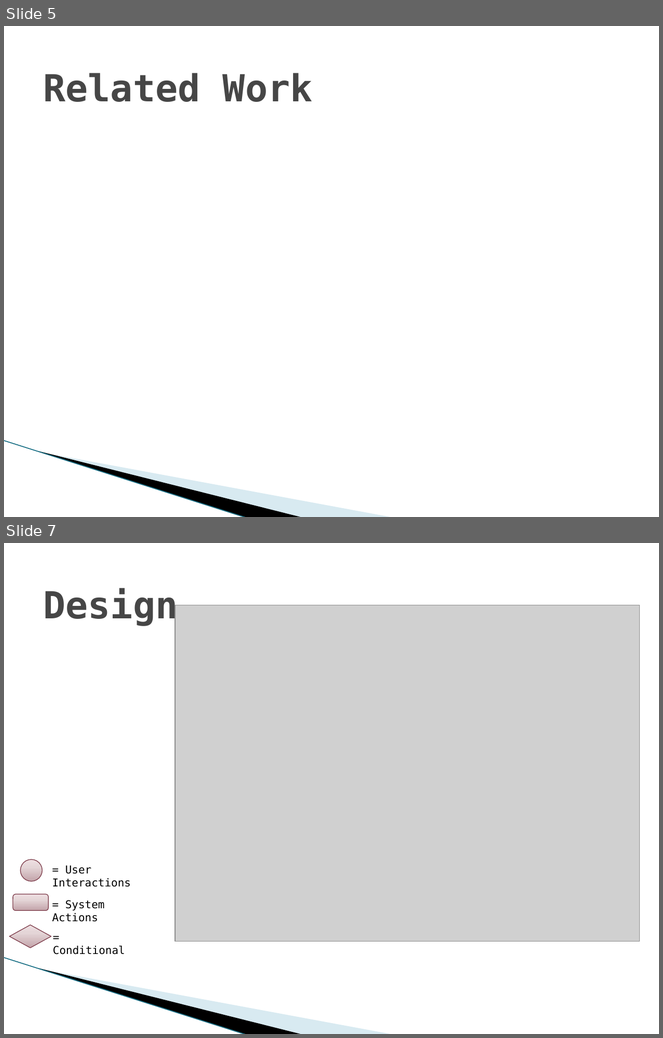
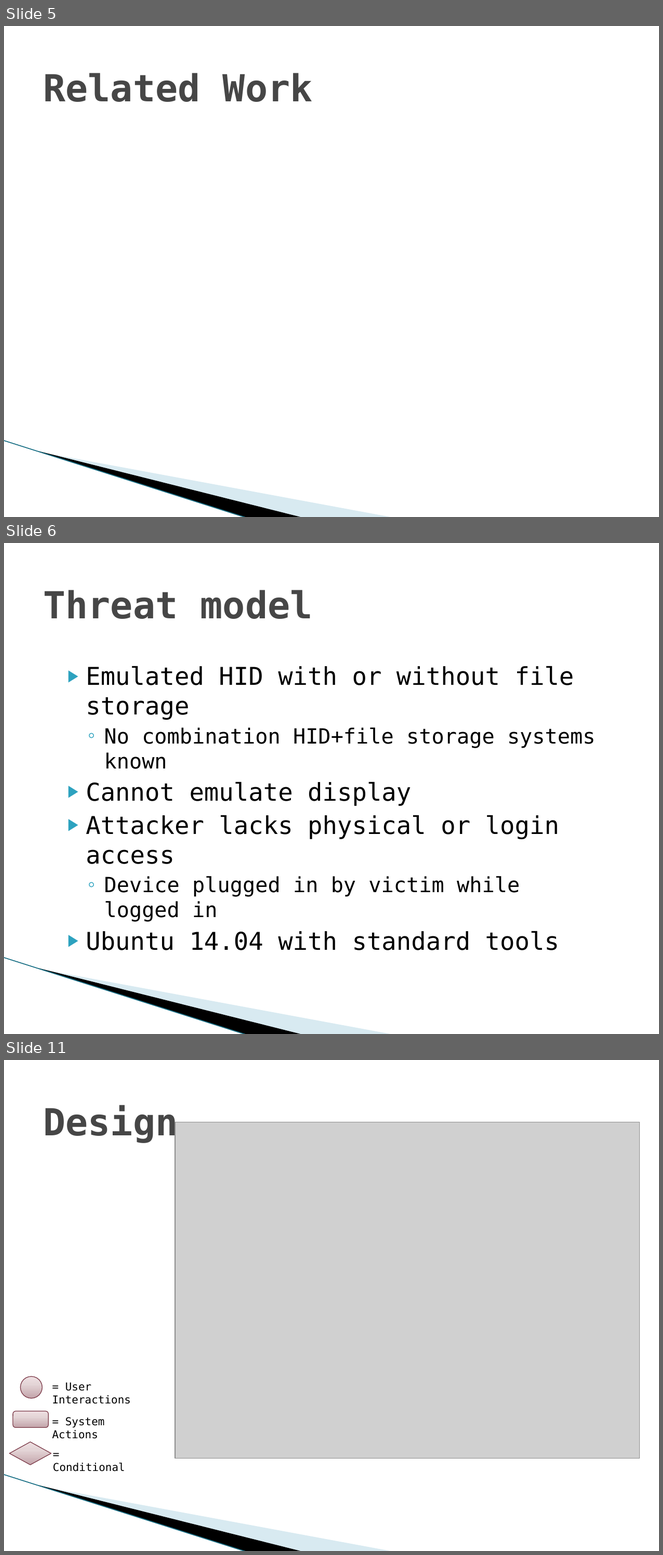
Before and after one commit to vfasburg/cse_825, a slide deck: Project/Final_Project_Presentation_Fasburg_Reiff_Thomas.pptx. Shown one above the other, each under a label of ours: slides 5 and 7 before the commit, slides 5, 6 and 11 after it; the slides between them are not shown. The pictures are 663x1038 and 663x1555 pixels, drawn with LibreOffice and Linux fonts; fonts in the diff are those of the drawing; grey boxes stand for pictures; background and template pictures are left out. Boxes give left, top, right and bottom in pixels: in the first picture for what was removed or moved away, otherwise in the second. Text is boxed around its words. In the diff, an @@ line names an element or a change of style, - is before the commit and + after.

```diff
--- a/Project/Final_Project_Presentation_Fasburg_Reiff_Thomas.pptx
+++ b/Project/Final_Project_Presentation_Fasburg_Reiff_Thomas.pptx
@@ slide 6 added at (4, 543, 659, 1034), background #FFFFFF; not listed: 3 template elements that a slide beside it also shows @@
@@ title added at (43, 590, 313, 619), 41 pt, text #464646, bold @@
+Threat model
@@ text added at (86, 666, 596, 951), 27 pt, text #000000 @@
+▶ Emulated HID with or without file storage
+  ◦ No combination HID+file storage systems known
+▶ Cannot emulate display
+▶ Attacker lacks physical or login access
+  ◦ Device plugged in by victim while logged in
+▶ Ubuntu 14.04 with standard tools
@@ what was slide 7 is now slide 11 @@
```
Also in this commit, not shown: 1 slide changed, 5 other slides added, 4 slides removed.
